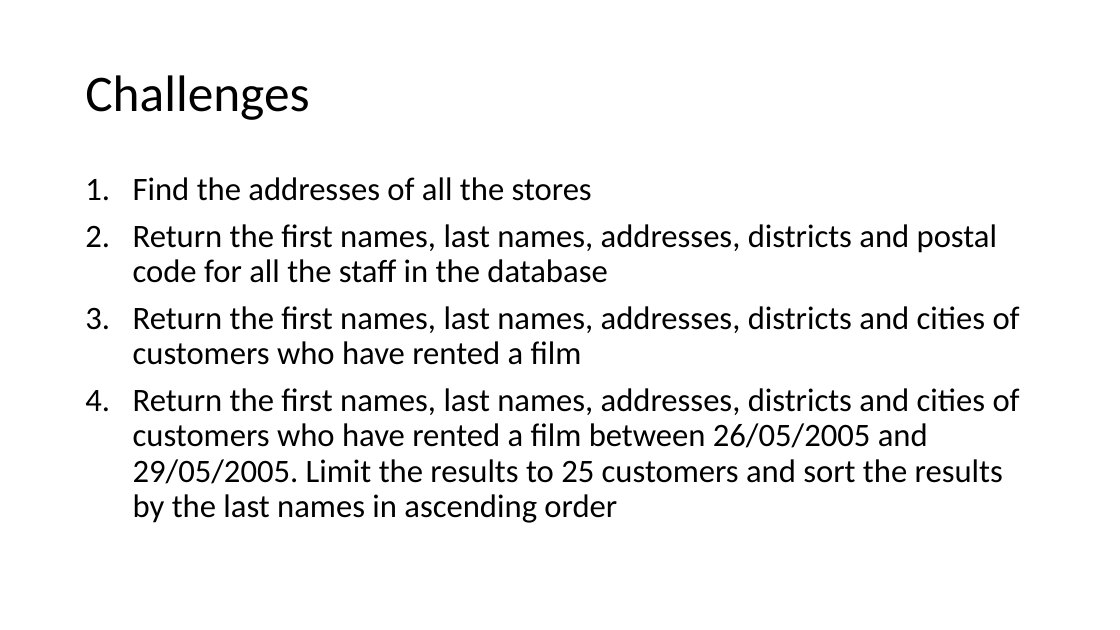
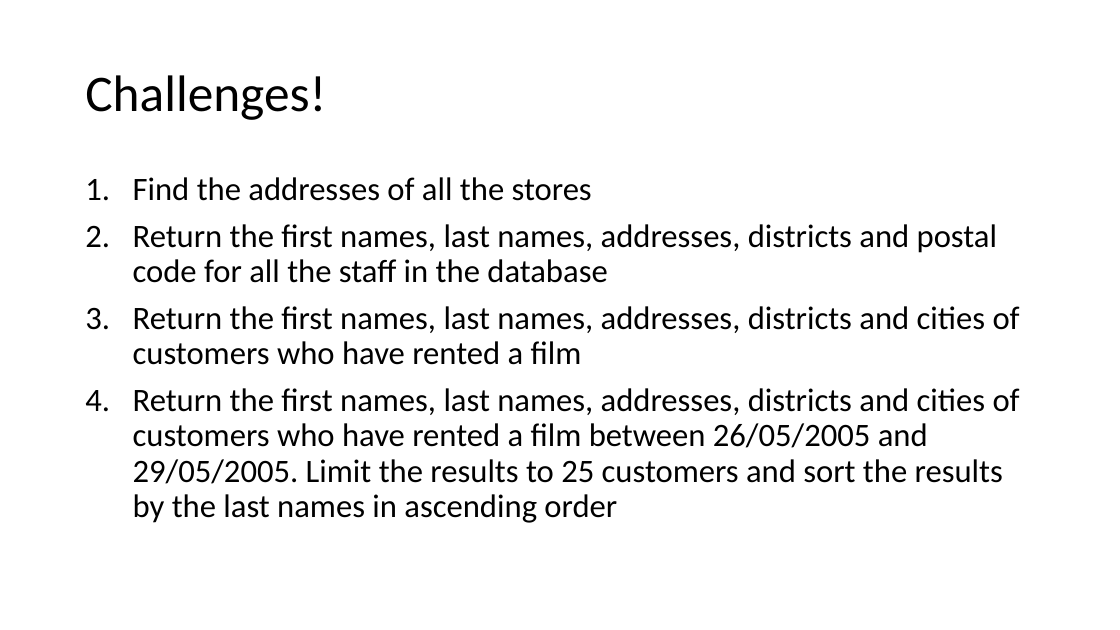
Before and after one commit to TataAndBigData/Practical-ML-DS, a slide deck: slide 11 of Chapter 2. Python for Data Scientists/Module 2. SQL/1. SQL Joins.pptx. Drawn at 1120x630 pixels with LibreOffice and Linux fonts; fonts in the diff are those of the drawing. Boxes give left, top, right and bottom in pixels: in the first picture for what was removed or moved away, otherwise in the second. Text is boxed around its words. In the diff, an @@ line names an element or a change of style, - is before the commit and + after.

```diff
--- a/Chapter 2. Python for Data Scientists/Module 2. SQL/1. SQL Joins.pptx
+++ b/Chapter 2. Python for Data Scientists/Module 2. SQL/1. SQL Joins.pptx
@@ title at (85,75,326,120): text changed @@
-Challenges
+Challenges!
```
Also in this commit, not shown: 3 other slides changed, 5 slides added.
